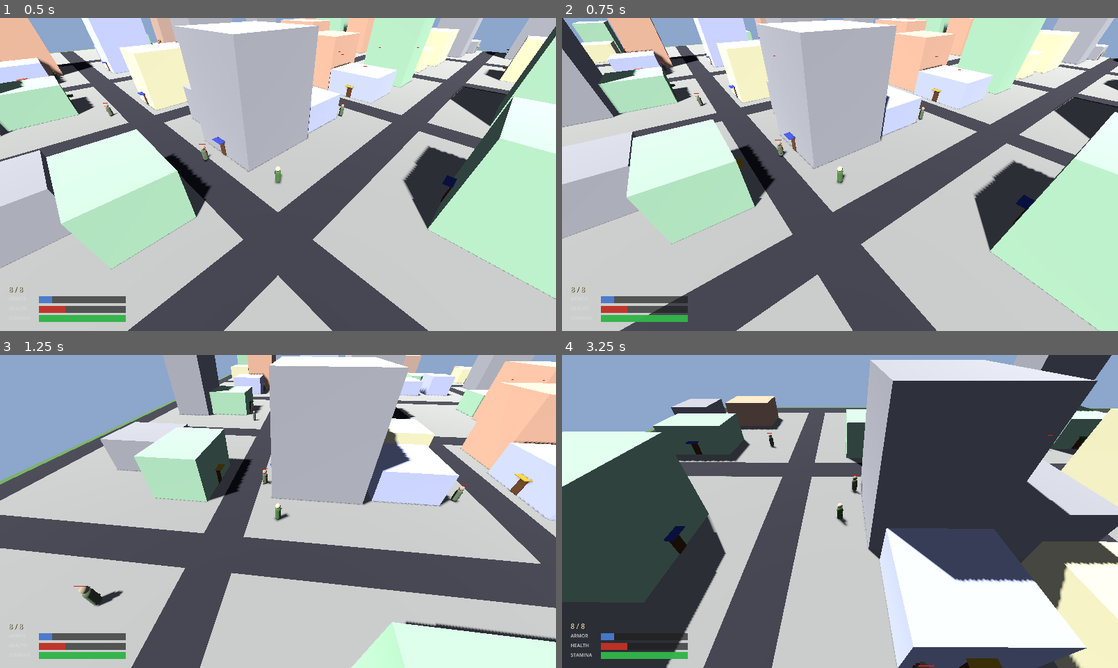
Above: before the commit, frames 1-4 (two rows, left to right).
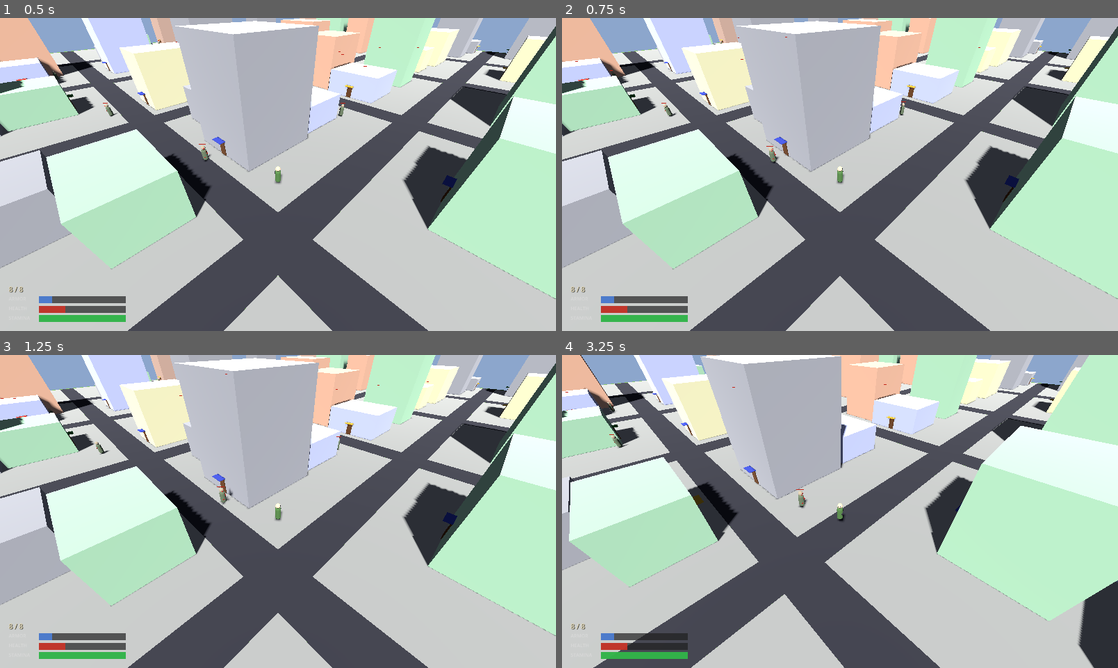
Above: after the commit, the same moments.

Repository: shaoqian2001/vibe-zombie
Game: Godot game, scene res://scenes/Main.tscn
Same seed, same stepped clock (60 frames per second), same inputs: the game is played once before the commit and once after it.
Inputs (mouse positions are in pixels of both pictures, inside the frame that each line leads up to):
- Up to frame 1 (0.5 s): no input
- Up to frame 2 (0.75 s): move the mouse to (962, 158) at 0.52 s; hold E (rotate_right, bound only before the commit) from 0.53 s (still down); hold F (interact) from 0.53 s (still down)
- Up to frame 3 (1.25 s): keep holding E (rotate_right, bound only before the commit); keep holding F (interact)
- Up to frame 4 (3.25 s): move the mouse to (728, 527) at 1.27 s; release E (rotate_right, bound only before the commit) at 1.28 s; release F (interact) at 1.28 s; hold S (move_backward) 1.28-2.03 s; click (728, 527) at 1.35 s; move the mouse to (895, 442) at 2.02 s; hold E (rotate_right, bound only before the commit) 2.03-2.78 s; hold Shift (sprint) 2.03-2.78 s; move the mouse to (812, 574) at 2.77 s; hold W (move_forward) from 2.78 s (still down); tap F (interact) at 2.85 s

Frame 1 is identical in both runs. In frame 2, 42% of the frame differs, in the area x 0-100%, y 0-100%; in frame 3, 72%; in frame 4, 88%.

Commit message:
feat: fixed camera angle + transparent buildings when occluding player
Removed Q/E camera rotation — camera is now locked at a fixed isometric
angle (45° yaw, 42° pitch). Removed rotate_left/rotate_right input
actions from project.godot.

Added building occlusion transparency: each frame, a ray-AABB slab test
checks which buildings lie between the camera and the player. Occluding
buildings have their material set to 25% alpha so the player is always
visible. Buildings restore to full opacity once they no longer occlude.

https://claude.ai/code/session_01DHWiNhD45CF2HdxzgtBsHD

Diff:
--- a/project.godot
+++ b/project.godot
@@ -37,14 +37,6 @@
 "deadzone": 0.5,
 "events": [Object(InputEventKey,"resource_local_to_scene":false,"resource_name":"","device":-1,"window_id":0,"alt_press …(498 unchanged characters)…
 }
-rotate_left={
-"deadzone": 0.5,
-"events": [Object(InputEventKey,"resource_local_to_scene":false,"resource_name":"","device":-1,"window_id":0,"alt_pressed":false,"shift_pressed":false,"ctrl_pressed":false,"meta_pressed":false,"pressed":false,"keycode":0,"physical_keycode":81,"key_label":0,"unicode":113,"location":0,"echo":false,"script":null)]
-}
-rotate_right={
-"deadzone": 0.5,
-"events": [Object(InputEventKey,"resource_local_to_scene":false,"resource_name":"","device":-1,"window_id":0,"alt_pressed":false,"shift_pressed":false,"ctrl_pressed":false,"meta_pressed":false,"pressed":false,"keycode":0,"physical_keycode":69,"key_label":0,"unicode":101,"location":0,"echo":false,"script":null)]
-}
 sprint={
 "deadzone": 0.5,
 "events": [Object(InputEventKey,"resource_local_to_scene":false,"resource_name":"","device":-1,"window_id":0,"alt_press …(196 unchanged characters)…
--- a/scripts/camera_controller.gd
+++ b/scripts/camera_controller.gd
@@ -4,19 +4,16 @@
 ##
 ## The camera stays at a fixed angular offset (yaw + pitch) relative to the
 ## target and smoothly interpolates position each frame.
-## Q / E rotate the viewing angle around the player.
 
 @export var follow_speed: float   = 7.0   ## Smoothing factor (higher = snappier)
 @export var distance: float       = 22.0  ## Distance from target
 @export var pitch_deg: float      = 42.0  ## Vertical tilt (degrees above horizon)
-@export var yaw_deg: float        = 45.0  ## Horizontal angle (degrees)
+@export var yaw_deg: float        = 45.0  ## Horizontal angle (degrees, fixed)
 @export var look_offset: Vector3  = Vector3(0.0, 1.0, 0.0)  ## Point to look at offset
-
-const YAW_SPEED := 90.0  # Degrees per second when holding Q/E
 
 var target: Node3D = null
 
-# Cached offset recalculated when yaw/pitch/distance change
+# Cached offset (computed once)
 var _offset: Vector3
 
 func _ready() -> void:
@@ -25,29 +22,15 @@
 func set_target(node: Node3D) -> void:
 	target = node
 	if target:
-		# Snap to position on first frame to avoid visible jump
 		global_position = target.global_position + _offset
 		look_at(target.global_position + look_offset, Vector3.UP)
 
 func _process(delta: float) -> void:
-	# Handle Q/E yaw rotation
-	var yaw_input := 0.0
-	if Input.is_action_pressed("rotate_left"):
-		yaw_input -= 1.0
-	if Input.is_action_pressed("rotate_right"):
-		yaw_input += 1.0
-
-	if yaw_input != 0.0:
-		yaw_deg += yaw_input * YAW_SPEED * delta
-		_update_offset()
-
 	if not target:
 		return
 	var desired_pos := target.global_position + _offset
 	global_position = global_position.lerp(desired_pos, follow_speed * delta)
 	look_at(target.global_position + look_offset, Vector3.UP)
-
-# ------------------------------------------------------------------
 
 func _update_offset() -> void:
 	var pitch := deg_to_rad(pitch_deg)
--- a/scripts/main.gd
+++ b/scripts/main.gd
@@ -28,6 +28,7 @@
 ]
 
 const DOOR_ANIM_DURATION := 0.4
+const OCCLUDE_ALPHA := 0.25  # transparency when building blocks player view
 
 # Enemy spawning constants (matching world.gd dimensions)
 const ENEMY_COUNT := 25
@@ -50,6 +51,7 @@
 var _player_inside: bool = false        # whether the player is inside the active building
 var _showing_interior: bool = false     # whether we are showing interior view
 var _door_tween: Tween = null           # active door animation tween
+var _occluded_buildings: Array = []     # buildings currently made transparent
 
 func _ready() -> void:
 	var rng := RandomNumberGenerator.new()
@@ -71,6 +73,7 @@
 	_update_player_inside()
 	_update_prompt()
 	_update_interior_wall_visibility()
+	_update_building_occlusion()
 
 func _unhandled_input(event: InputEvent) -> void:
 	if event.is_action_pressed("interact"):
@@ -433,3 +436,80 @@
 	cam_dir = cam_dir.normalized()
 	var local_dir := _current_interior.global_transform.basis.inverse() * cam_dir
 	_current_interior.update_wall_visibility(local_dir)
+
+# ------------------------------------------------------------------
+# Building occlusion — make buildings between camera and player transparent
+# ------------------------------------------------------------------
+
+func _update_building_occlusion() -> void:
+	var cam_pos := camera.global_position
+	var player_pos := player.global_position
+
+	# Find buildings that occlude the player
+	var now_occluded: Array = []
+	for binfo in world.buildings:
+		var node: MeshInstance3D = binfo.node
+		if not node.visible:
+			continue
+		# Check if the building's AABB intersects the line from camera to player
+		if _building_occludes(binfo, cam_pos, player_pos):
+			now_occluded.append(binfo)
+
+	# Restore buildings that are no longer occluding
+	for binfo in _occluded_buildings:
+		if binfo not in now_occluded:
+			_set_building_alpha(binfo, 1.0)
+
+	# Make newly occluding buildings transparent
+	for binfo in now_occluded:
+		_set_building_alpha(binfo, OCCLUDE_ALPHA)
+
+	_occluded_buildings = now_occluded
+
+func _building_occludes(binfo: Dictionary, cam_pos: Vector3, player_pos: Vector3) -> bool:
+	var bpos: Vector3 = binfo.node.position
+	var hw: float = binfo.width * 0.5
+	var hh: float = binfo.height * 0.5
+	var hd: float = binfo.depth * 0.5
+
+	# AABB min/max
+	var aabb_min := Vector3(bpos.x - hw, bpos.y - hh, bpos.z - hd)
+	var aabb_max := Vector3(bpos.x + hw, bpos.y + hh, bpos.z + hd)
+
+	# Ray-AABB intersection (slab method)
+	var dir := player_pos - cam_pos
+	var inv_dir := Vector3(
+		1.0 / dir.x if absf(dir.x) > 0.0001 else 1e10,
+		1.0 / dir.y if absf(dir.y) > 0.0001 else 1e10,
+		1.0 / dir.z if absf(dir.z) > 0.0001 else 1e10,
+	)
+
+	var t1 := (aabb_min.x - cam_pos.x) * inv_dir.x
+	var t2 := (aabb_max.x - cam_pos.x) * inv_dir.x
+	var tmin := minf(t1, t2)
+	var tmax := maxf(t1, t2)
+
+	t1 = (aabb_min.y - cam_pos.y) * inv_dir.y
+	t2 = (aabb_max.y - cam_pos.y) * inv_dir.y
+	tmin = maxf(tmin, minf(t1, t2))
+	tmax = minf(tmax, maxf(t1, t2))
+
+	t1 = (aabb_min.z - cam_pos.z) * inv_dir.z
+	t2 = (aabb_max.z - cam_pos.z) * inv_dir.z
+	tmin = maxf(tmin, minf(t1, t2))
+	tmax = minf(tmax, maxf(t1, t2))
+
+	# Hit if slab overlap is valid AND the intersection is between camera and player
+	return tmax >= tmin and tmax > 0.0 and tmin < 1.0
+
+func _set_building_alpha(binfo: Dictionary, alpha: float) -> void:
+	var node: MeshInstance3D = binfo.node
+	var mat: StandardMaterial3D = node.mesh.material
+	if mat == null:
+		return
+	if alpha < 1.0:
+		mat.transparency = BaseMaterial3D.TRANSPARENCY_ALPHA
+		mat.albedo_color.a = alpha
+	else:
+		mat.transparency = BaseMaterial3D.TRANSPARENCY_DISABLED
+		mat.albedo_color.a = 1.0
